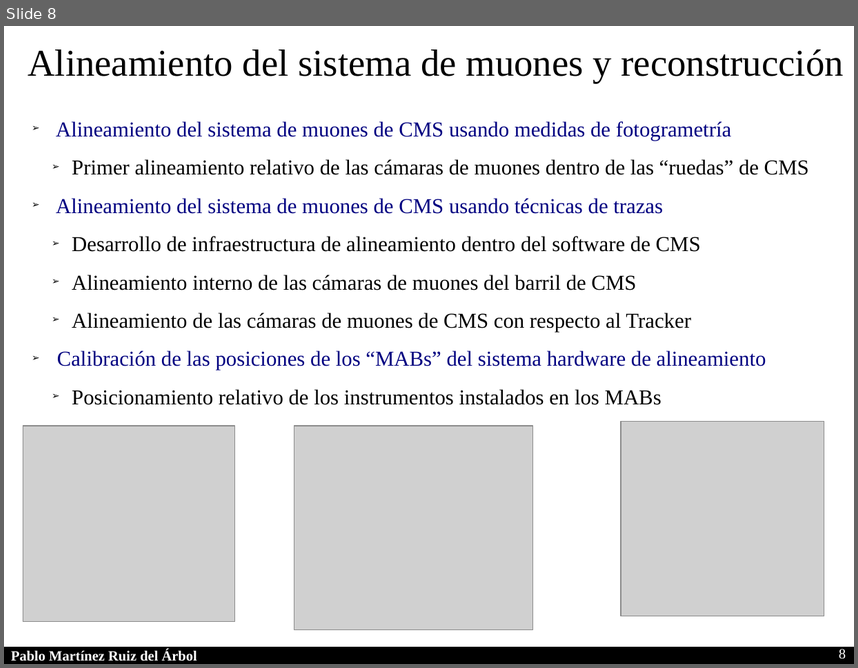
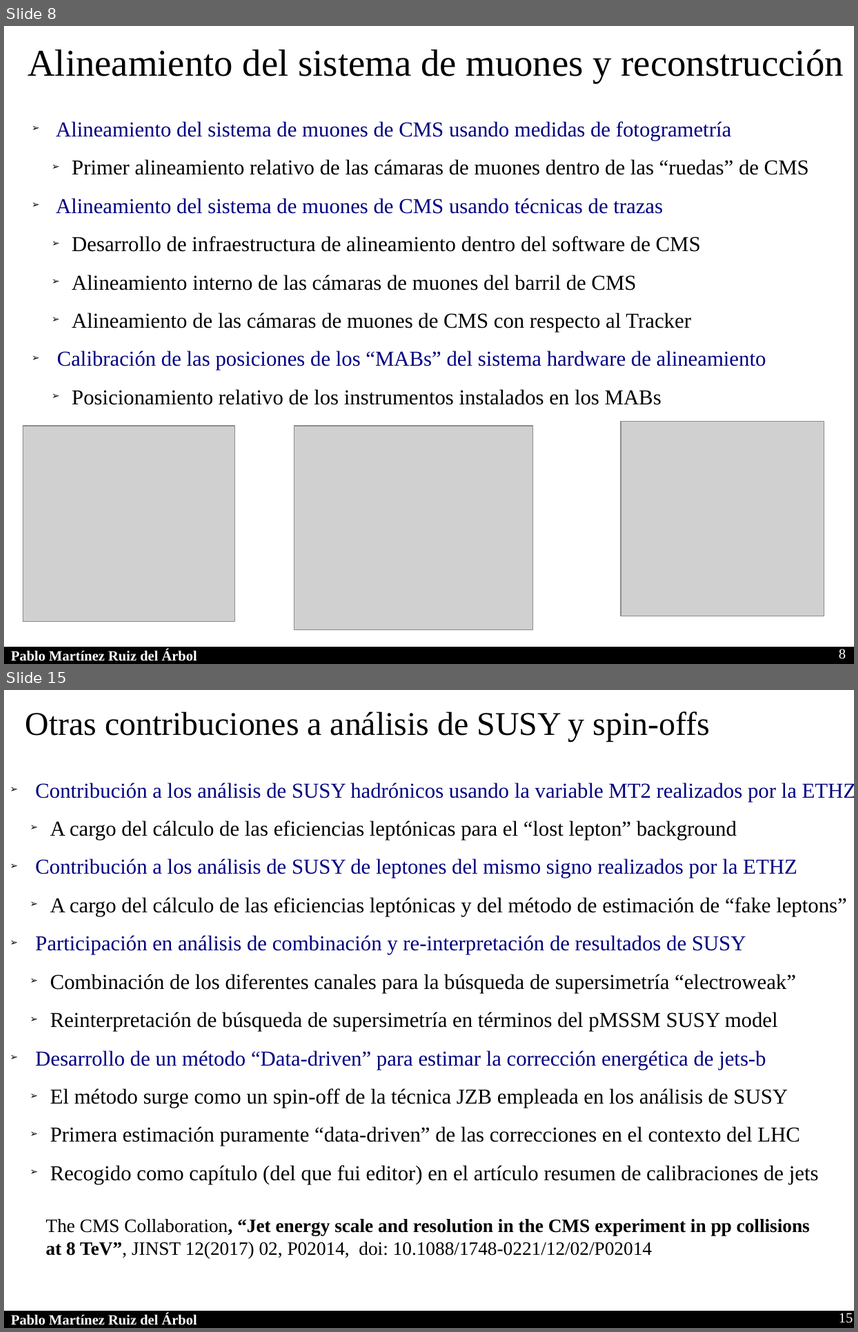
Before and after one commit to parbol/Plaza, a slide deck: Presentacion/Presentacion.odp. Shown one above the other, each under a label of ours: slide 8 before the commit, slides 8 and 15 after it; the slides between them are not shown. The pictures are 858x668 and 858x1332 pixels, drawn with LibreOffice and Linux fonts; fonts in the diff are those of the drawing; grey boxes stand for pictures. Boxes give left, top, right and bottom in pixels: in the first picture for what was removed or moved away, otherwise in the second. Text is boxed around its words. In the diff, an @@ line names an element or a change of style, - is before the commit and + after.

```diff
--- a/Presentacion/Presentacion.odp
+++ b/Presentacion/Presentacion.odp
@@ slide 15 added at bbox=[4, 690, 854, 1328], background #FFFFFF; not listed: 2 template elements that a slide beside it also shows @@
@@ text added at bbox=[25, 711, 710, 742], 28 pt, text #000000 @@
+Otras contribuciones a análisis de SUSY y spin-offs
@@ text added at bbox=[35, 782, 847, 1184], 18 pt, text #000000 @@
+➢ Contribución a los análisis de SUSY hadrónicos usando la variable MT2 realizados por la ETHZ
+  ➢ A cargo del cálculo de las eficiencias leptónicas para el “lost lepton” background
+➢ Contribución a los análisis de SUSY de leptones del mismo signo realizados por la ETHZ
+  ➢ A cargo del cálculo de las eficiencias leptónicas y del método de estimación de “fake leptons”
+➢ Participación en análisis de combinación y re-interpretación de resultados de SUSY
+  ➢ Combinación de los diferentes canales para la búsqueda de supersimetría “electroweak”
+  ➢ Reinterpretación de búsqueda de supersimetría en términos del pMSSM SUSY model
+➢ Desarrollo de un método “Data-driven” para estimar la corrección energética de jets-b
+  ➢ El método surge como un spin-off de la técnica JZB empleada en los análisis de SUSY
+  ➢ Primera estimación puramente “data-driven” de las correcciones en el contexto del LHC
+  ➢ Recogido como capítulo (del que fui editor) en el artículo resumen de calibraciones de jets
@@ text added at bbox=[46, 1219, 810, 1259], 16 pt, text #000000 @@
+The CMS Collaboration, “Jet energy scale and resolution in the CMS experiment in pp collisions at 8 TeV”, JINST 12(2017) 02, P02014, doi: 10.1088/1748-0221/12/02/P02014
@@ page number added at bbox=[839, 1312, 853, 1323], 12 pt, text #FFFFFF @@
+15
```
Also in this commit, not shown: 6 slides changed, 6 other slides added, 2 slides removed.
